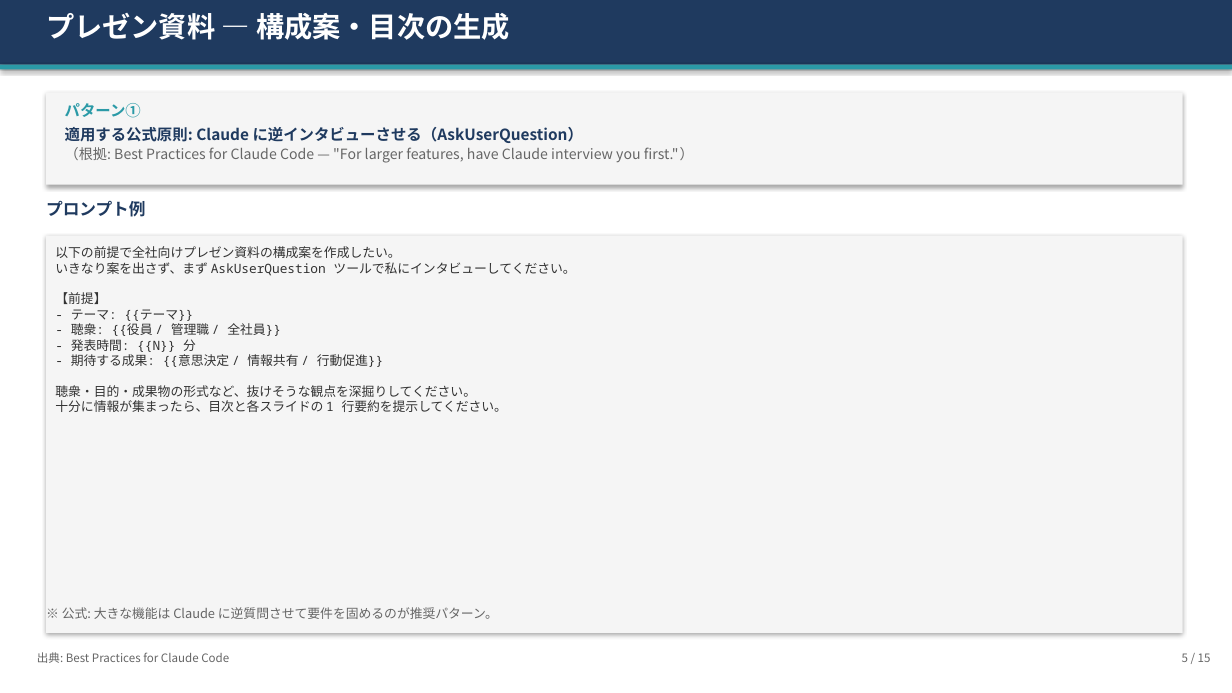
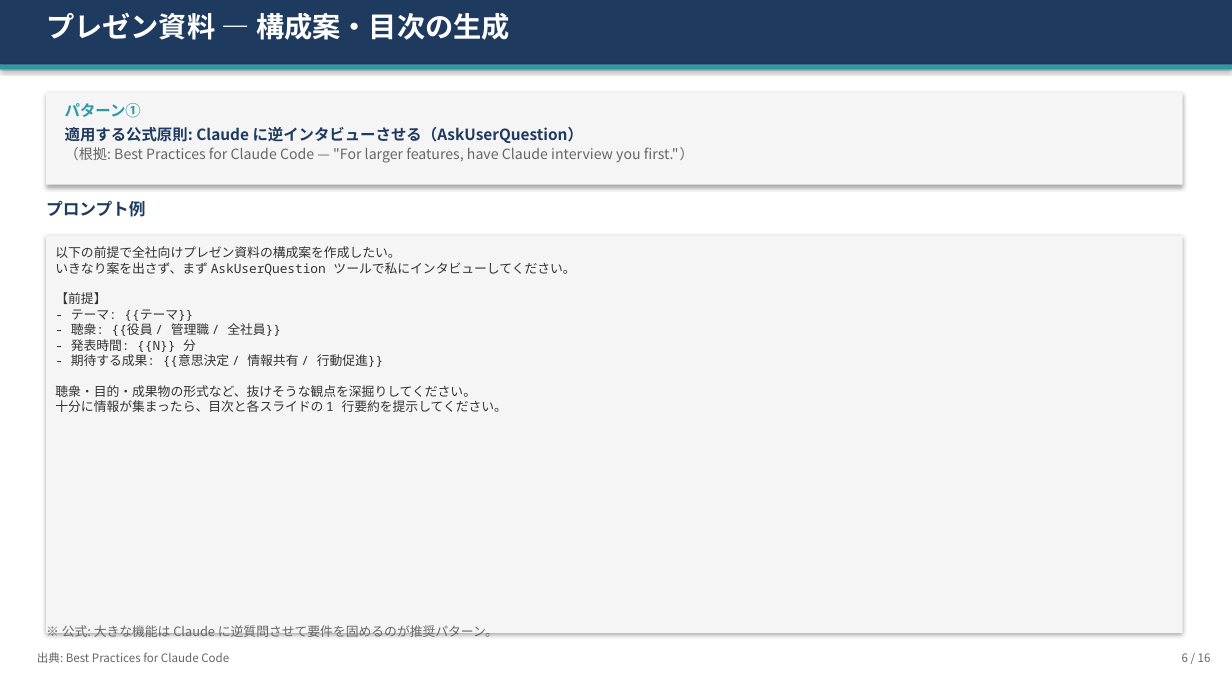
Before and after one commit to teppei19980914/AITaskForce, a slide deck: slide 6 of OUTPUT/20260423/Claudeを使いこなす秘訣_パターン別プロンプト集付き_2026Q1.pptx (slide 5 before the commit). Drawn at 1232x693 pixels with LibreOffice and Linux fonts; fonts in the diff are those of the drawing. Boxes give left, top, right and bottom in pixels: in the first picture for what was removed or moved away, otherwise in the second. Text is boxed around its words. In the diff, an @@ line names an element or a change of style, - is before the commit and + after.

```diff
--- a/OUTPUT/20260423/Claudeを使いこなす秘訣_パターン別プロンプト集付き_2026Q1.pptx
+++ b/OUTPUT/20260423/Claudeを使いこなす秘訣_パターン別プロンプト集付き_2026Q1.pptx
@@ text "※ 公式: 大きな機能は Claude に逆質問させて要件を固めるのが推奨パターン。": place and size @@
-text "※ 公式: 大きな機能は Claude に逆質問させて要件を固めるのが推奨パターン。" at [62,607,498,619]
+text "※ 公式: 大きな機能は Claude に逆質問させて要件を固めるのが推奨パターン。" at [62,625,498,637]
@@ text at [1182,653,1211,662]: text changed @@
-5 / 15
+6 / 16
```
Also in this commit, not shown: 13 other slides changed, 1 slide added.
